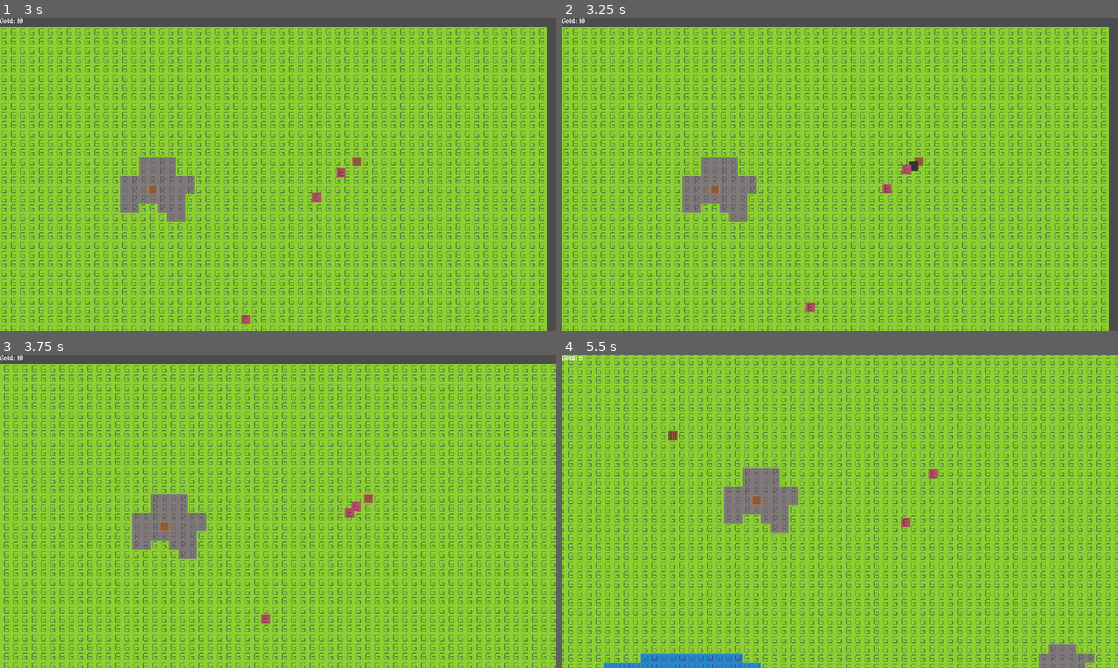
Above: before the commit, frames 1-4 (two rows, left to right).
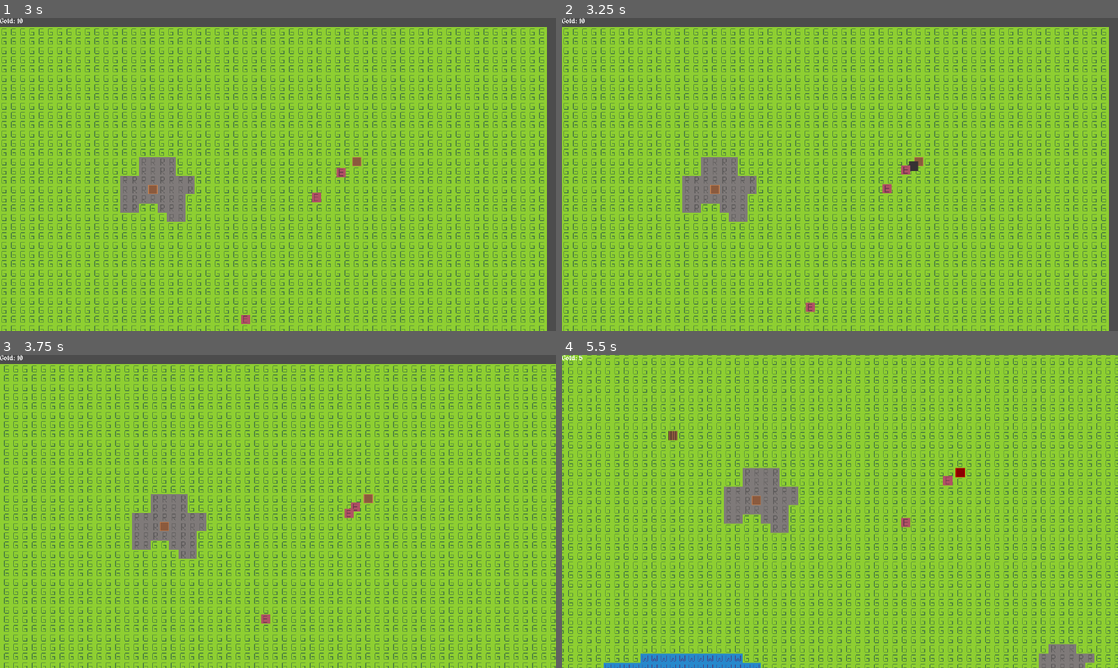
Above: after the commit, the same moments.

Repository: Joshua5437/Game-3
Game: Godot game, scene res://mainScene.tscn
Two runs of this game, one before a commit and one after it. Both use one fixed random seed, a clock stepped at 60 frames per second and the inputs below.
Inputs (mouse positions are in pixels of both pictures, inside the frame that each line leads up to):
- Up to frame 1 (3 s): tap Enter at 0.5 s; move the mouse to (400, 158) at 0.52 s; hold Right (ui_right) 0.53-1.25 s; hold 1 0.53-1.25 s; click (400, 158) at 0.67 s; drag from (166, 190) to (372, 161) at 1.27 s; move the mouse to (333, 105) at 2.02 s; hold Right (ui_right) 2.03-2.75 s; hold Q 2.03-2.75 s; drag from (250, 237) to (155, 190) at 2.77 s
- Up to frame 2 (3.25 s): no input
- Up to frame 3 (3.75 s): move the mouse to (444, 558) at 3.52 s; hold Left (ui_left) from 3.53 s (still down); hold 2 from 3.53 s (still down)
- Up to frame 4 (5.5 s): release Left (ui_left) at 4.25 s; release 2 at 4.25 s; drag from (673, 464) to (940, 511) at 4.27 s; move the mouse to (867, 511) at 5.02 s; hold Down (ui_down) from 5.03 s (still down); hold 1 from 5.03 s (still down); click (867, 511) at 5.17 s

Frame 1 is identical in both runs. In frame 2, less than 0.1% of the frame differs, in the area x 61-63%, y 46-50%; in frame 3, less than 0.1%; in frame 4, 0.2%, in the area x 65-73%, y 36-42%.

Commit message:
buildings can be destroyed

Diff:
--- a/buildings/building.gd
+++ b/buildings/building.gd
@@ -1,6 +1,8 @@
 extends Node2D
 
 export(Resource) var stats
+
+var destroyed = false
 
 func damage(hits):
 	stats.health -= hits
@@ -8,4 +10,10 @@
 		die()
 
 func die():
-	queue_free()
+	destroyed = true
+	$Sprite.modulate = Color.red
+	#queue_free()
+
+func rebuild():
+	destroyed = false
+	$Sprite.modulate = Color.white
--- a/buildings/farm/farm.gd
+++ b/buildings/farm/farm.gd
@@ -5,4 +5,5 @@
 var gold_production_amount = 5
 
 func _on_ProduceTimer_timeout():
-	emit_signal("gold_produced", gold_production_amount)
+	if not destroyed:
+		emit_signal("gold_produced", gold_production_amount)
--- a/buildings/tower/tower.gd
+++ b/buildings/tower/tower.gd
@@ -16,7 +16,7 @@
 		current_target = tracked_enemies[0]
 
 	# Shoot at the target, if it exists
-	if current_target != null and reload_timer.is_stopped():
+	if current_target != null and reload_timer.is_stopped() and not destroyed:
 		shoot(current_target.position)
 		reload_timer.start()
 
--- a/enemies/enemy.tscn
+++ b/enemies/enemy.tscn
@@ -7,7 +7,7 @@
 radius = 8.0
 
 [sub_resource type="CircleShape2D" id=2]
-radius = 14.0
+radius = 16.0
 
 [node name="Enemy" type="KinematicBody2D" groups=["enemies"]]
 script = ExtResource( 2 )
